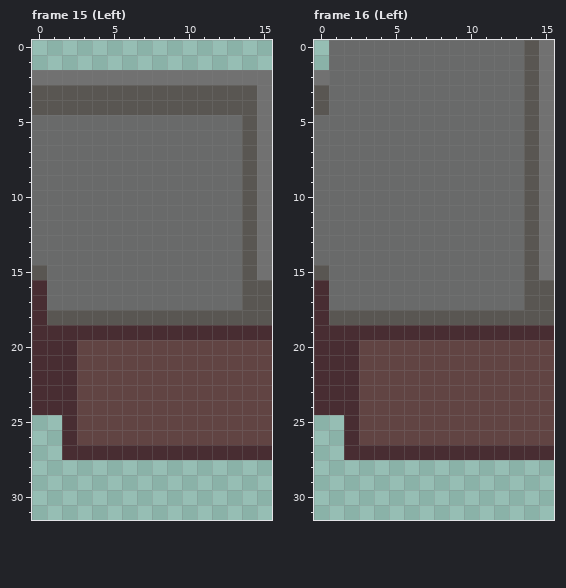
Two states of a pixel-art file, art/counters.aseprite. Above is the file before it was changed.
16x32 pixels, 26 frames. Shown: frame 15 (Left), frame 16 (Left). The commit also changed other frames, which this record leaves out.
The same view after the edit:
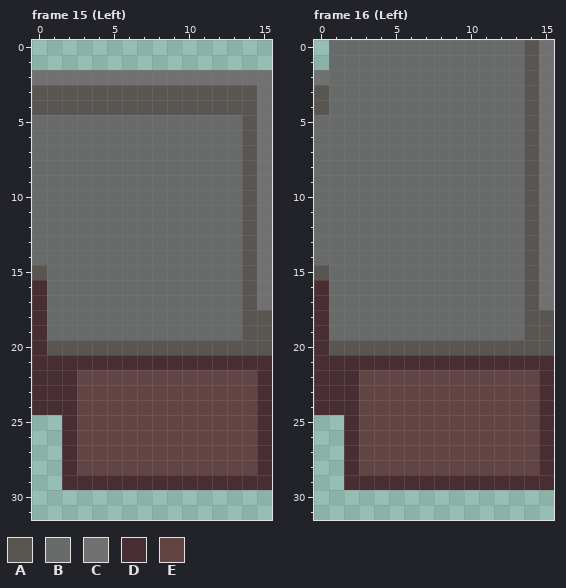
Palette (. is transparent): A #595652  B #696a6a  C #717171  D #482d32  E #614443
From old to new:
Changed rows in their new state; - is an unchanged pixel.
Frame 15 (Left):
first column x 1:
16 --------------C
17 --------------C
18 BBBBBBBBBBBBB--
19 BBBBBBBBBBBBBAA
20 AAAAAAAAAAAAAAA
21 --DDDDDDDDDDDDD
22 --------------D
23 --------------D
24 --------------D
25 --------------D
26 --------------D
27 --EEEEEEEEEEEE-
28 -DEEEEEEEEEEEED
29 -DDDDDDDDDDDDDD
Frame 16 (Left): the same change as frame 15 (Left)
Changed places in both pictures, as pixel boxes (x1, y1, x2, y2):
changed: (47, 280, 272, 490)
changed: (329, 280, 554, 490)
